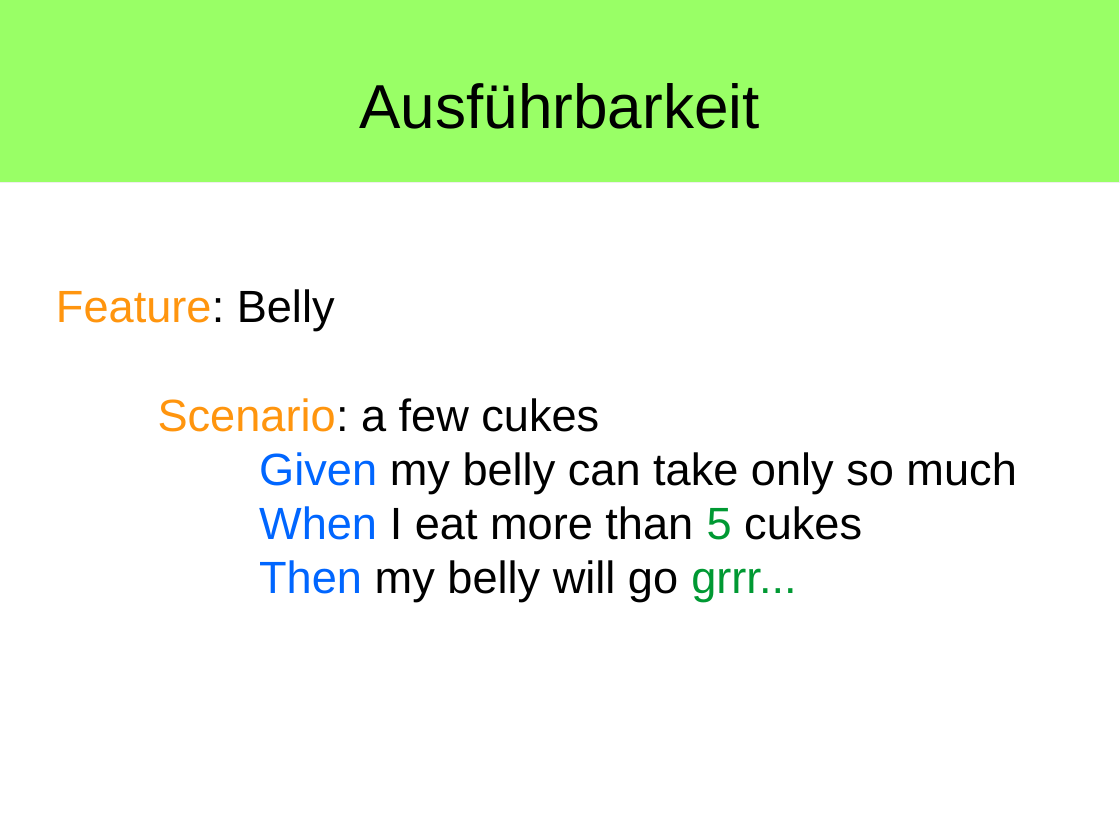
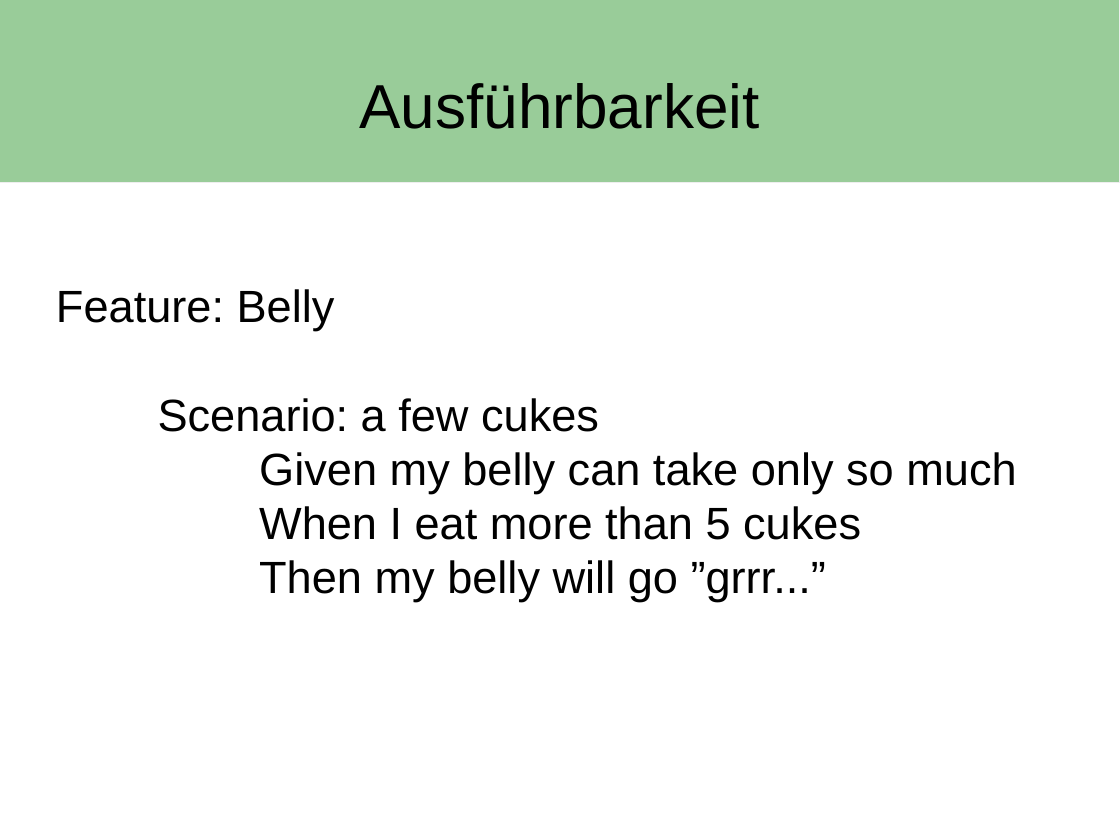
Before and after one commit to uwekranz/cucumber, a slide deck: slide 10 of presentation.odp. Drawn at 1120x840 pixels with LibreOffice and Linux fonts; fonts in the diff are those of the drawing. Boxes give left, top, right and bottom in pixels: in the first picture for what was removed or moved away, otherwise in the second. Text is boxed around its words. In the diff, an @@ line names an element or a change of style, - is before the commit and + after.

```diff
--- a/presentation.odp
+++ b/presentation.odp
@@ rectangle at bbox=[0, 0, 1120, 183]: fill #99FF66 to #99CC99 @@
@@ subtitle at bbox=[56, 289, 1016, 540]: text colour #FF950E to #000000 in "Feature:", "Scenario:"; text colour #0066FF to #000000 in "Given", "When"; text colour #009933 to #000000 in "5" @@
@@ subtitle at bbox=[259, 560, 826, 602]: text changed @@
-Then my belly will go grrr...
+Then my belly will go ”grrr...”
```
Also in this commit, not shown: 15 other slides changed, 1 slide added, 5 other files.
